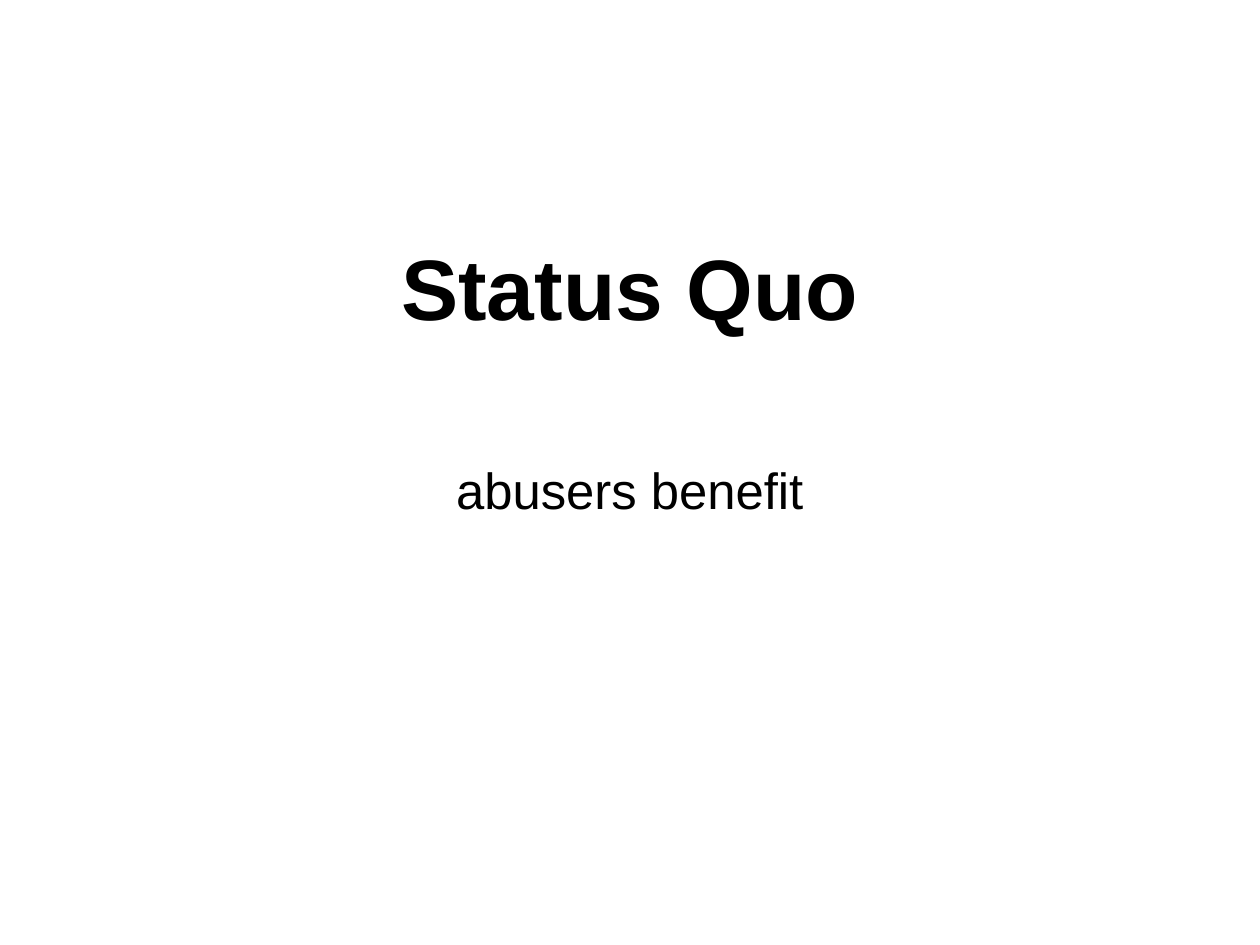
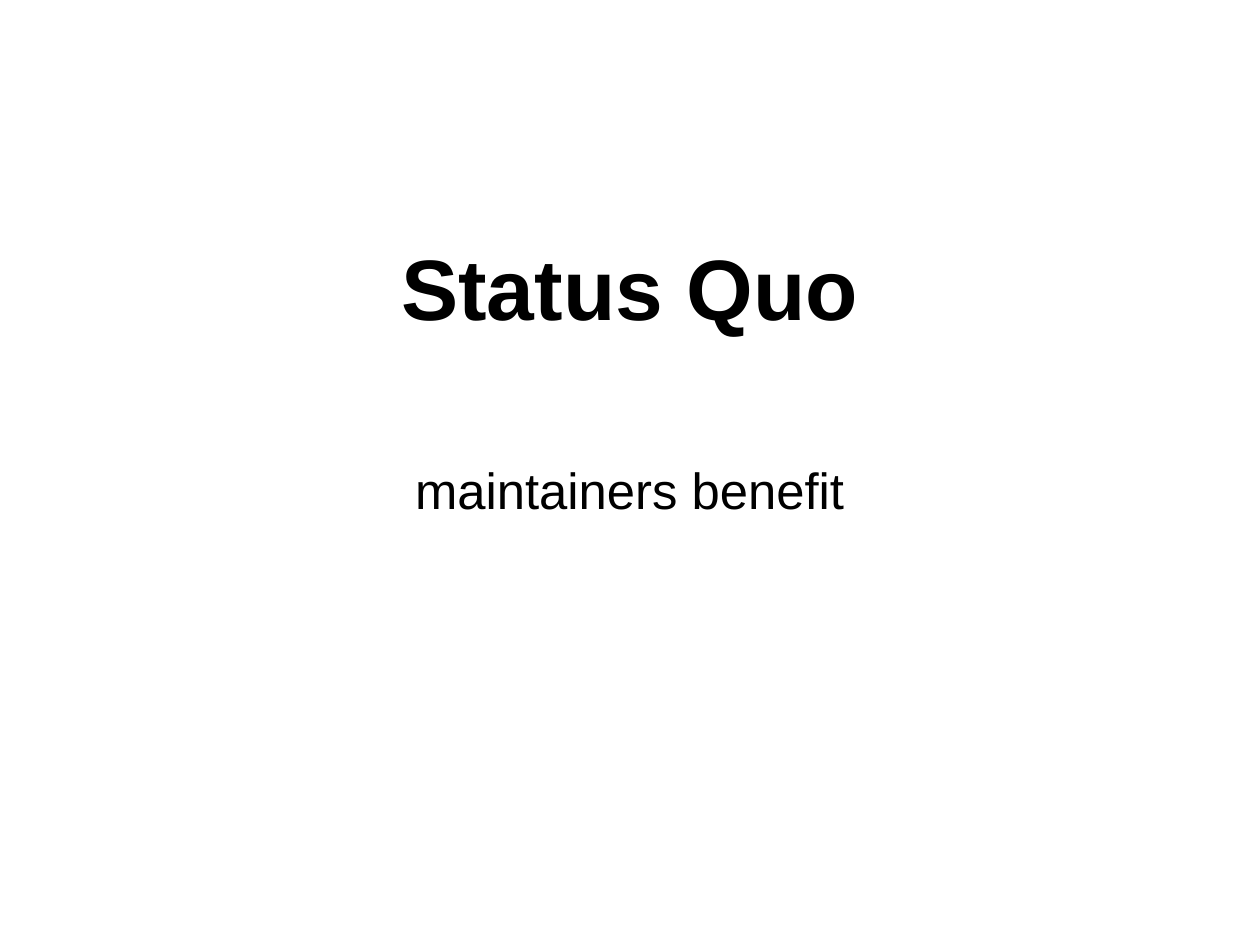
Before and after one commit to danvet/danvet.github.io, a slide deck: slide 26 of slides/lca-2018.odp (slide 24 before the commit). Drawn at 1260x945 pixels with LibreOffice and Linux fonts; fonts in the diff are those of the drawing. Boxes give left, top, right and bottom in pixels: in the first picture for what was removed or moved away, otherwise in the second. Text is boxed around its words. In the diff, an @@ line names an element or a change of style, - is before the commit and + after.

```diff
--- a/slides/lca-2018.odp
+++ b/slides/lca-2018.odp
@@ subtitle at (x1=415, y1=472, x2=844, y2=510): text changed @@
-abusers benefit
+maintainers benefit
```
Also in this commit, not shown: 3 other slides changed, 5 slides added, 3 slides removed, 2 other files.
